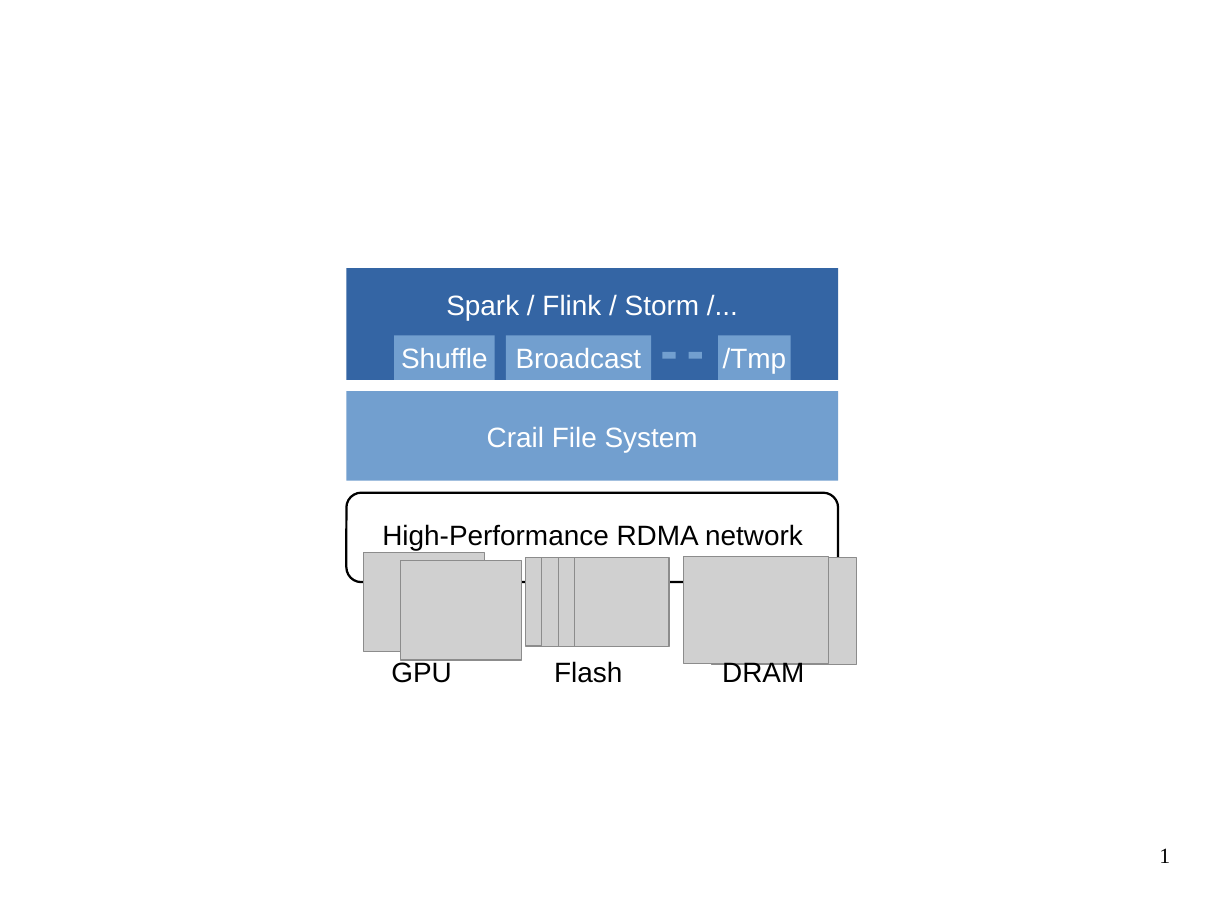
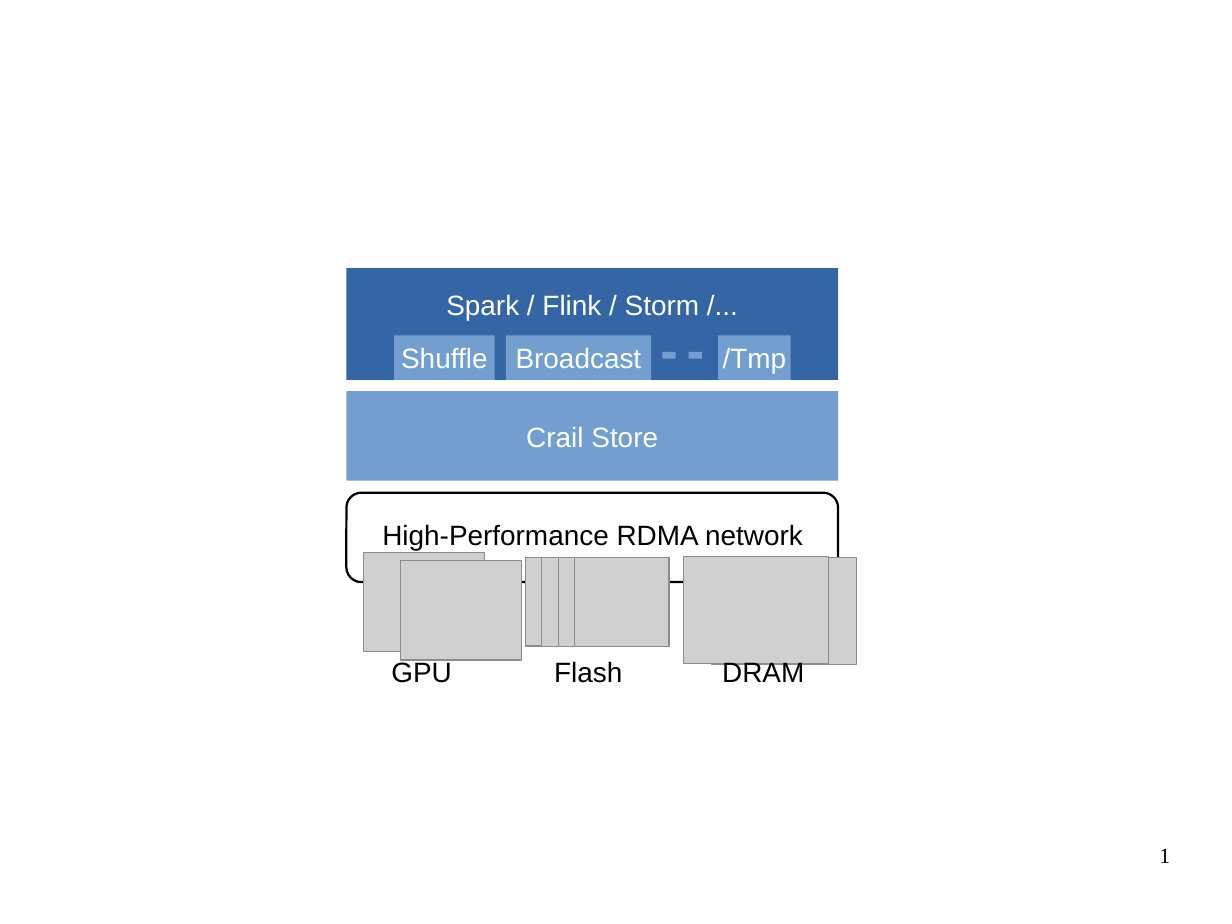
Before and after one commit to apache/incubator-crail-website, a slide deck: slide 1 of _graphix/website.odp. Drawn at 1232x924 pixels with LibreOffice and Linux fonts; fonts in the diff are those of the drawing; grey boxes stand for pictures; background and template pictures are left out. Boxes give left, top, right and bottom in pixels: in the first picture for what was removed or moved away, otherwise in the second. Text is boxed around its words. In the diff, an @@ line names an element or a change of style, - is before the commit and + after.

Commit message:
Crrail Store

```diff
--- a/_graphix/website.odp
+++ b/_graphix/website.odp
@@ text in rectangle at [526,427,658,447]: text changed @@
-Crail File System
+Crail Store
```
Also in this commit, not shown: 1 other file.
